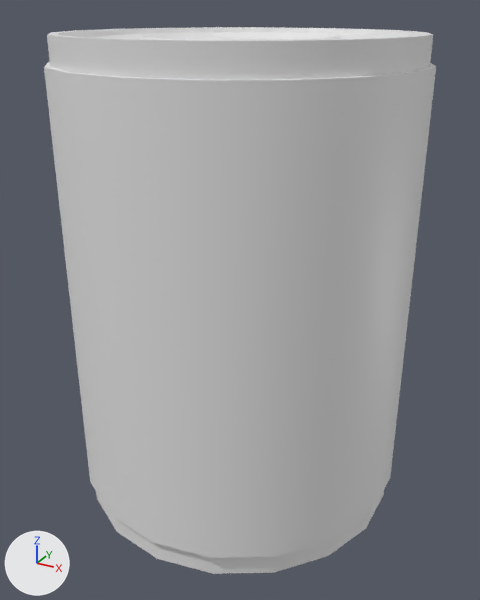
What one commit did to the Blender file Can.blend.
Rendered twice from a camera (50 mm lens) standing at (1.85, -3.35, 1.94) and looking at (0.03, -0.05, 0.28). The axes (+X, +Y, +Z) are drawn at lower left. The lights are the same throughout.
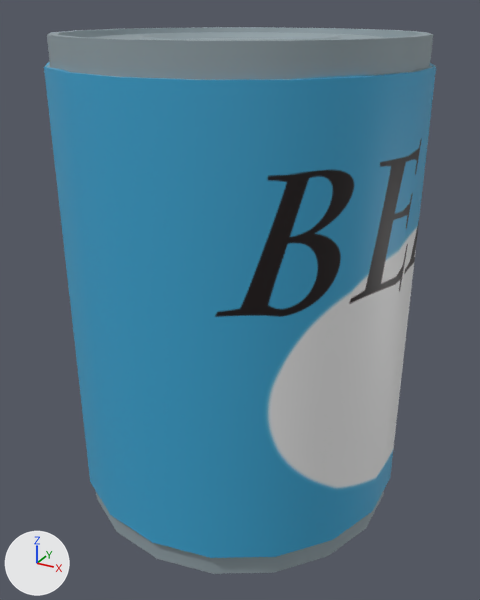
The change, as a diff of the scene's bpy script:
```diff
--- a/Can.blend.py
+++ b/Can.blend.py
@@ img_bean_tif @@
+img_bean_tif = load_image('bean.tif', 'bean.tif', 1024, 1024, 'sRGB')
@@ mat_material_001 @@
+mat_material_001 = principled_material('Material.001')
+mat_material_001.texture = img_bean_tif
@@ me_cylinder @@
 me_cylinder.from_pydata(...)  # 342 vertices, 326 faces; spans x -1.01..1.01, y -1.03..1.03, z -1.0..1.82
+me_cylinder.materials.append(mat_material_001)  # picture img_bean_tif
```

What differs and where, as boxes [x1, y1, x2, y2] in the pictures (480 x 600 px):
'Cylinder', recoloured (grey to blue)
    both: [44, 27, 436, 574]
